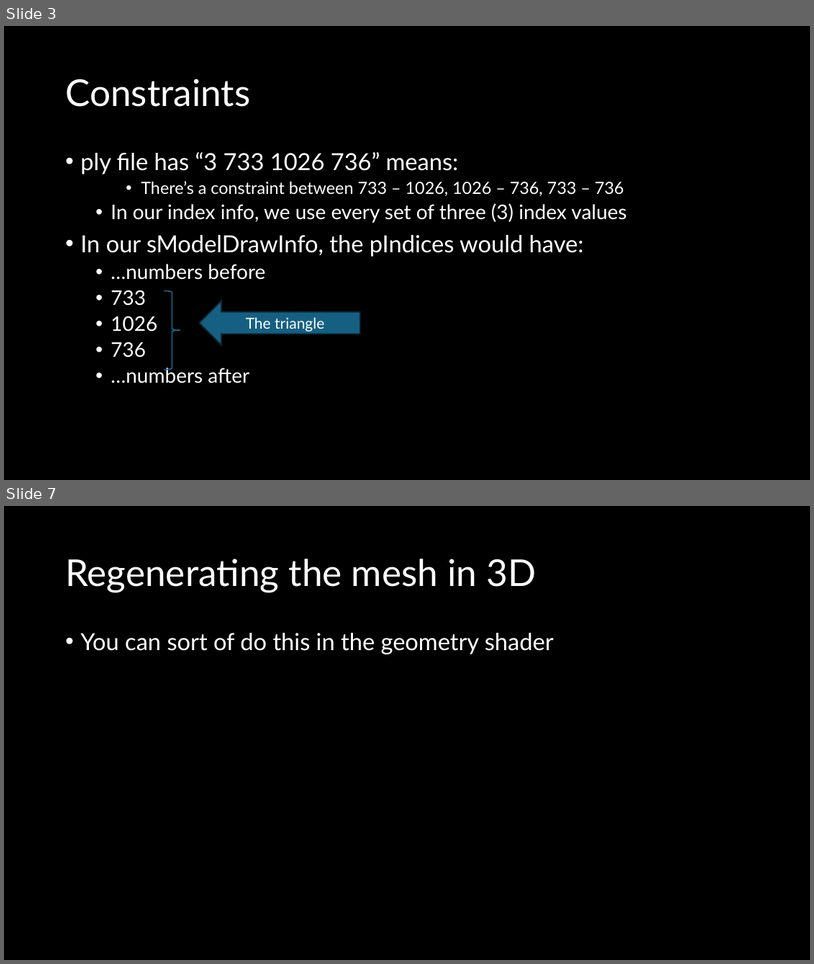
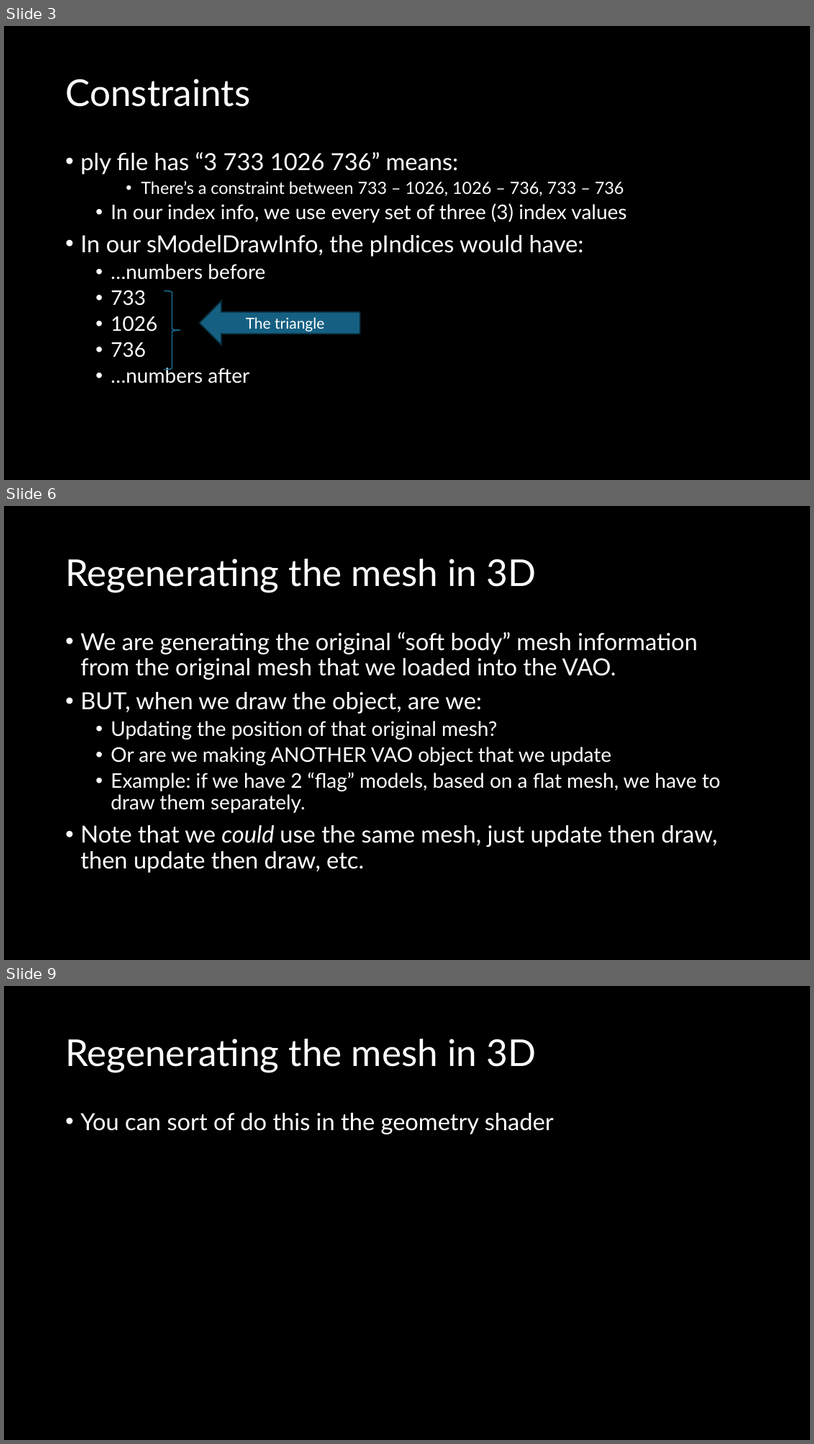
Before and after one commit to FeeneyCodes/GDP202425, a slide deck: 6022_Phys_2_(2025)/Day2Day/W02/Vertlet integration.pptx. Shown one above the other, each under a label of ours: slides 3 and 7 before the commit, slides 3, 6 and 9 after it; the slides between them are not shown. The pictures are 814x964 and 814x1444 pixels, drawn with LibreOffice and Linux fonts; fonts in the diff are those of the drawing. Boxes give left, top, right and bottom in pixels: in the first picture for what was removed or moved away, otherwise in the second. Text is boxed around its words. In the diff, an @@ line names an element or a change of style, - is before the commit and + after.

```diff
--- a/6022_Phys_2_(2025)/Day2Day/W02/Vertlet integration.pptx
+++ b/6022_Phys_2_(2025)/Day2Day/W02/Vertlet integration.pptx
@@ slide 6 added at (x1=4, y1=506, x2=810, y2=960), background #000000 @@
@@ title added at (x1=65, y1=559, x2=536, y2=592), 44 pt, text #FFFFFF @@
+Regenerating the mesh in 3D
@@ text added at (x1=80, y1=632, x2=721, y2=872), 28 pt, text #FFFFFF @@
+• We are generating the original “soft body” mesh information from the original mesh that we loaded into the VAO.
+• BUT, when we draw the object, are we:
+  • Updating the position of that original mesh?
+  • Or are we making ANOTHER VAO object that we update
+  • Example: if we have 2 “flag” models, based on a flat mesh, we have to draw them separately.
+• Note that we could use the same mesh, just update then draw, then update then draw, etc.
@@ what was slide 7 is now slide 9 @@
```
Also in this commit, not shown: 3 slides changed, 1 other slide added, 10 other files.
